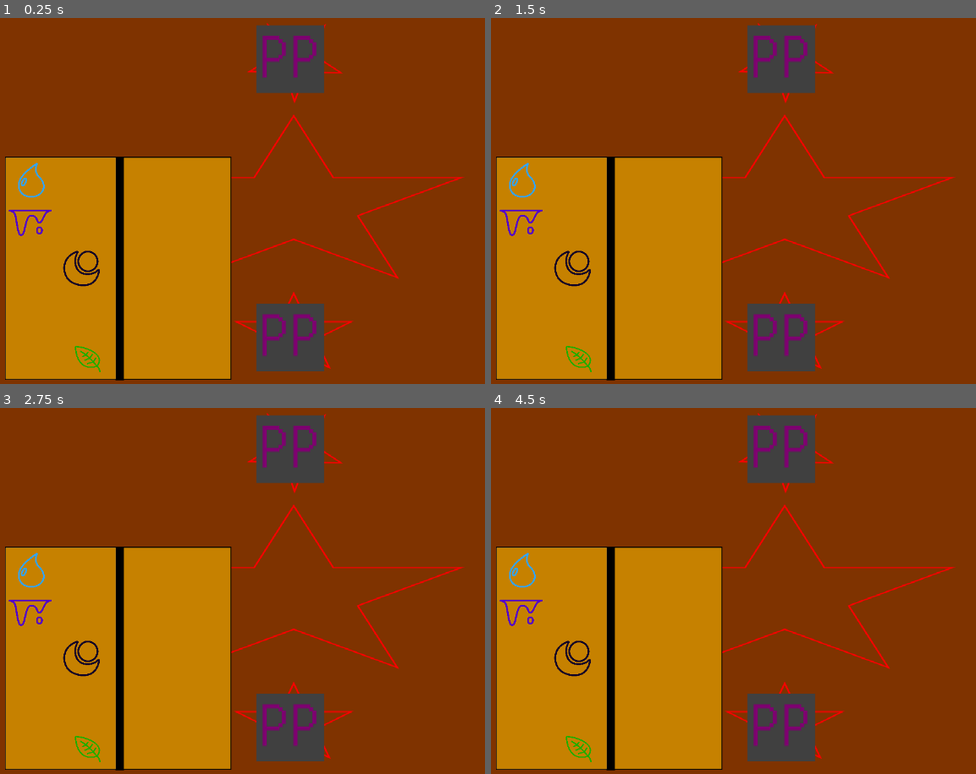
Above: before the commit, frames 1-4 (two rows, left to right).
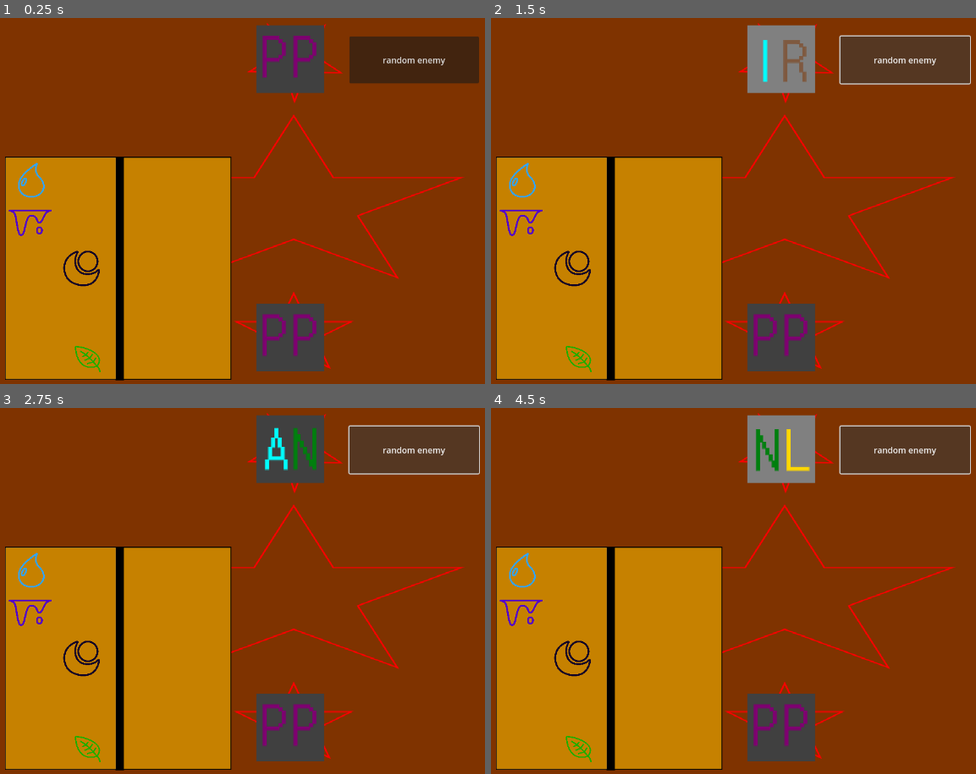
Above: after the commit, the same moments.

Repository: DigiDuncan/DPNJam1
Game: Godot game, scene res://main.tscn
Same seed, same stepped clock (60 frames per second), same inputs: the game is played once before the commit and once after it.
Inputs (mouse positions are in pixels of both pictures, inside the frame that each line leads up to):
- Up to frame 1 (0.25 s): no input
- Up to frame 2 (1.5 s): click (903, 58) at 0.5 s, where only the run after the commit has a clickable "random enemy"; click (903, 58) at 1.25 s, where only the run after the commit has a clickable "random enemy"
- Up to frame 3 (2.75 s): click (412, 448) at 2 s, where only the run after the commit has a clickable "random enemy"
- Up to frame 4 (4.5 s): tap Enter at 2.75, 4.25 s; tap Space at 3.5 s

The runs differ from the first frame. In frame 1, 3.4% of the frame differs, in the area x 72-99%, y 5-18%; in frame 2, 6.3%, in the area x 52-99%, y 2-21%; in frame 3, 4.5%; in frame 4, 6.3%.

Commit message:
random enemy button

Diff:
--- a/Monster.gd
+++ b/Monster.gd
@@ -24,6 +24,13 @@
 	self.change_sprite()
 
 
+func random_enemy():
+	primary_type = MonsterType.values()[randi() % MonsterType.size()]
+	secondary_type = MonsterType.values()[randi() % MonsterType.size()]
+
 # Called every frame. 'delta' is the elapsed time since the previous frame.
 func _process(delta):
 	pass
+
+func _on_button_pressed():
+	random_enemy()
--- /dev/null
+++ b/RandomEnemyButton.gd
@@ -0,0 +1,11 @@
+extends Button
+
+
+# Called when the node enters the scene tree for the first time.
+func _ready():
+	pass # Replace with function body.
+
+
+# Called every frame. 'delta' is the elapsed time since the previous frame.
+func _process(delta):
+	pass
--- a/main.tscn
+++ b/main.tscn
@@ -146,3 +146,12 @@
 hframes = 10
 vframes = 10
 script = ExtResource("14_x2cdo")
+
+[node name="Button" type="Button" parent="."]
+offset_left = 750.0
+offset_top = 62.0
+offset_right = 995.0
+offset_bottom = 151.0
+text = "random enemy"
+
+[connection signal="pressed" from="Button" to="Monsters/EnemyMonster" method="_on_button_pressed"]
